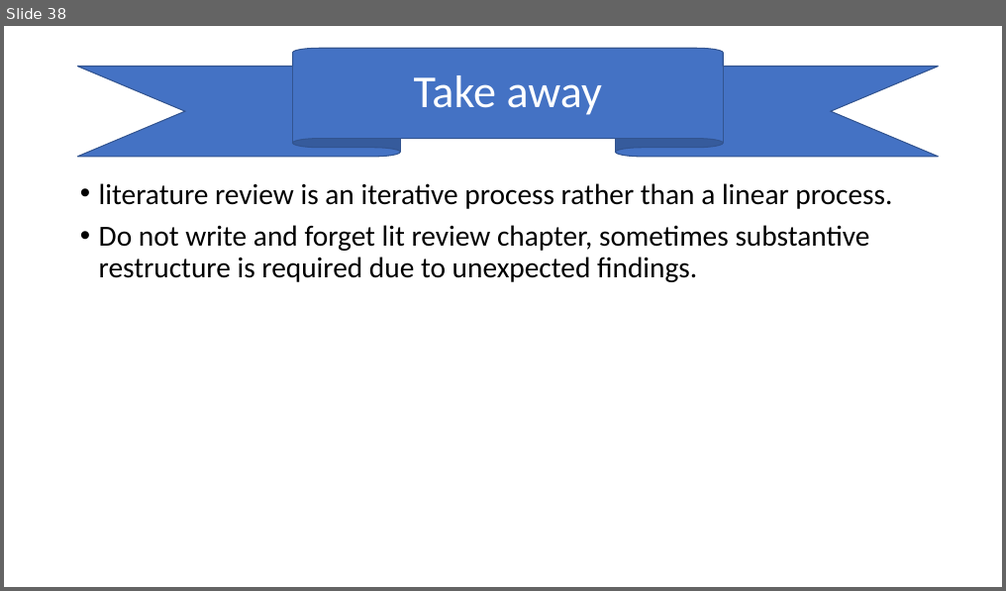
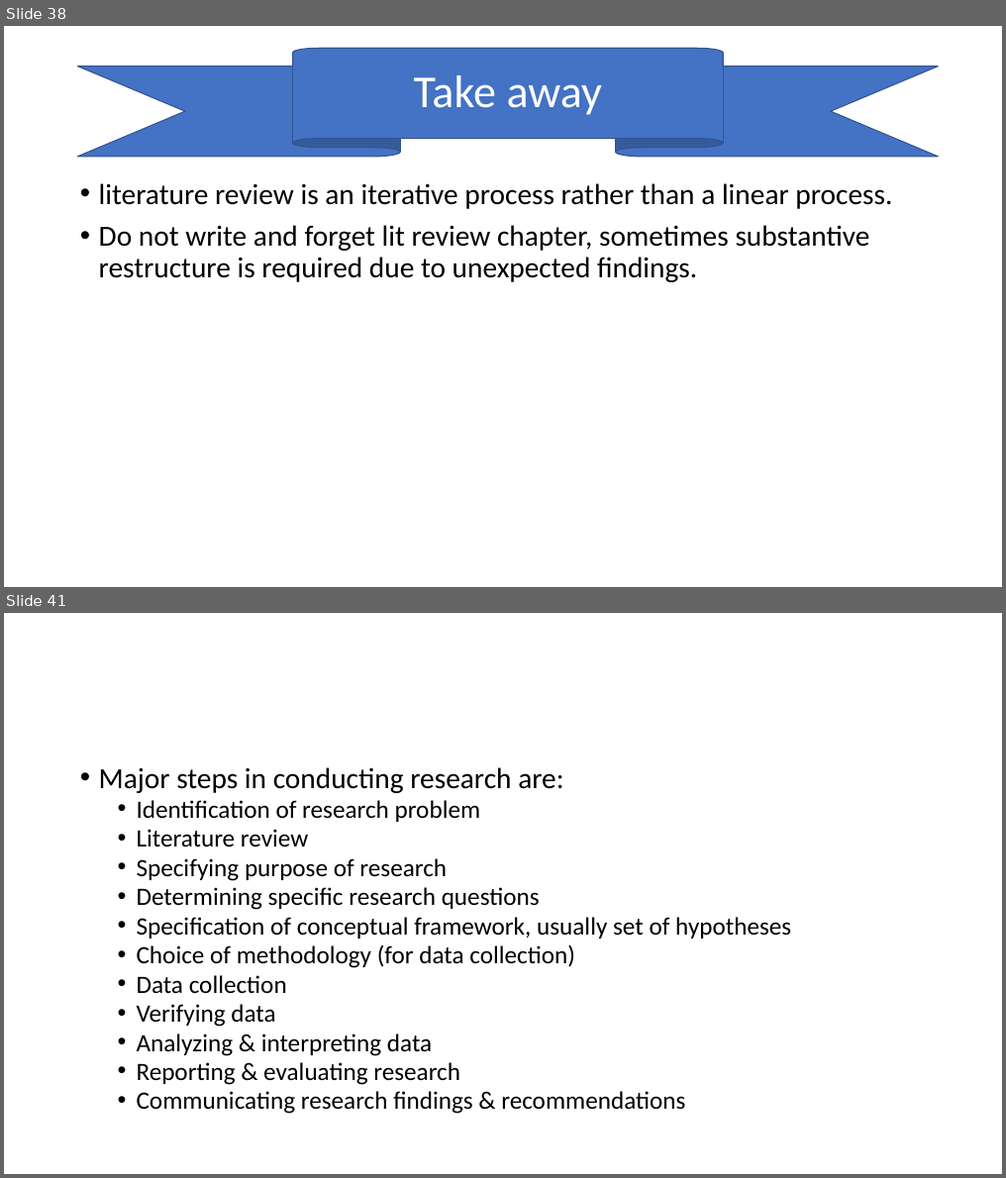
Before and after one commit to dlisbbau/mlis, a slide deck: Vinit-MLIS-104-01-Research Basics.pptx. Shown one above the other, each under a label of ours: slide 38 before the commit, slides 38 and 41 after it; the slides between them are not shown. The pictures are 1006x591 and 1006x1178 pixels, drawn with LibreOffice and Linux fonts; fonts in the diff are those of the drawing. Boxes give left, top, right and bottom in pixels: in the first picture for what was removed or moved away, otherwise in the second. Text is boxed around its words. In the diff, an @@ line names an element or a change of style, - is before the commit and + after.

```diff
--- a/Vinit-MLIS-104-01-Research Basics.pptx
+++ b/Vinit-MLIS-104-01-Research Basics.pptx
@@ slide 41 added at (4, 613, 1002, 1174), background #FFFFFF @@
@@ text added at (99, 767, 791, 1114), 24 pt, text #000000 @@
+• Major steps in conducting research are:
+  • Identification of research problem
+  • Literature review
+  • Specifying purpose of research
+  • Determining specific research questions
+  • Specification of conceptual framework, usually set of hypotheses
+  • Choice of methodology (for data collection)
+  • Data collection
+  • Verifying data
+  • Analyzing & interpreting data
+  • Reporting & evaluating research
+  • Communicating research findings & recommendations
```
Also in this commit, not shown: 1 slide changed, 3 other slides added, 1 other file.
